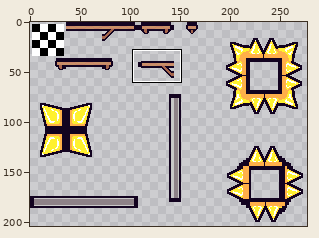
File history of a sprite sheet, Ludum Dare 55/tilesets/tl4/output_tileset.png. The first picture is a wide view before the edit; the outline marks the close-up.
Close-up. Before the edit:
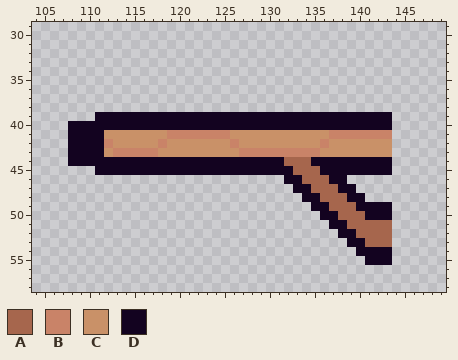
The file is 324x360 pixels. Shown: x 104..149, y 29..58. The wide view leaves out empty margins.
Palette (. is transparent): A #a6664d  B #c98368  C #c99168  D #130320
Pixels before, first column x 108:
39 ...DDDDDDDDDDDDDDDDDDDDDDDDDDDDDDDDD
40 DDDDDDDDDDDDDDDDDDDDDDDDDDDDDDDDDDDD
41 DDDDCCCCCCCBBBBBBBCCCCCCCCCCCBBBBBBB
42 DDDDBCCCCCBCCCCCCCBCCCCCCCCCBCCCCCCC
43 DDDDCBBBBBCCCCCCCCCBBBBBBBBBCCCCCCCC
44 DDDDDDDDDDDDDDDDDDDDDDDDAAADDDDDDDDD
45 ...DDDDDDDDDDDDDDDDDDDDDDAAADDDDDDDD
46 ........................DDAAADD.....
47 .........................DDAAADD....
48 ..........................DDAAADD...
49 ...........................DDAAADDDD
50 ............................DDAAADDD
51 .............................DDAAAAA
52 ..............................DDAAAA
53 ...............................DDAAA
54 ................................DDDD
55 .................................DDD
After the commit:
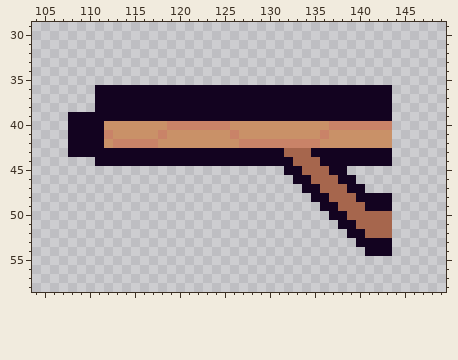
The edit:
Changed rows in their new state; - is an unchanged pixel.
first column x 108:
36 ---DDDDDDDDDDDDDDDDDDDDDDDDDDDDDDDDD
37 ---DDDDDDDDDDDDDDDDDDDDDDDDDDDDDDDDD
38 ---DDDDDDDDDDDDDDDDDDDDDDDDDDDDDDDDD
39 DDD---------------------------------
40 ----CCCCCCCBBBBBBBCCCCCCCCCCCBBBBBBB
41 ----B-----BCCCCCCCB---------BCCCCCCC
42 ----CBBBBBC-------CBBBBBBBBBC-------
43 ----DDDDDDDDDDDDDDDDDDDDAAADDDDDDDDD
44 ...---------------------D--A--------
45 ---.....................-D--A--.....
46 ------------------------.-D--A-D----
47 -------------------------.-D--A-D---
48 --------------------------.-D--A-DDD
49 ---------------------------.-D--A---
50 ----------------------------.-D--AAA
51 -----------------------------.-D----
52 ------------------------------.-D---
53 -------------------------------.-DDD
54 --------------------------------.---
55 ---------------------------------...
